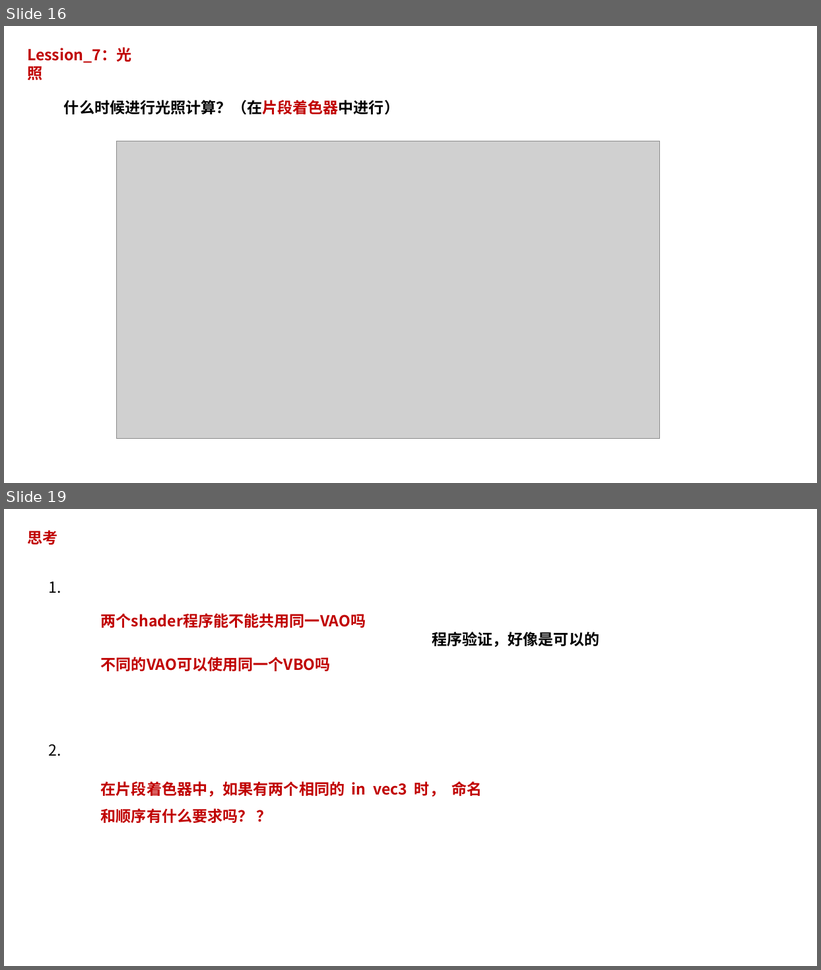
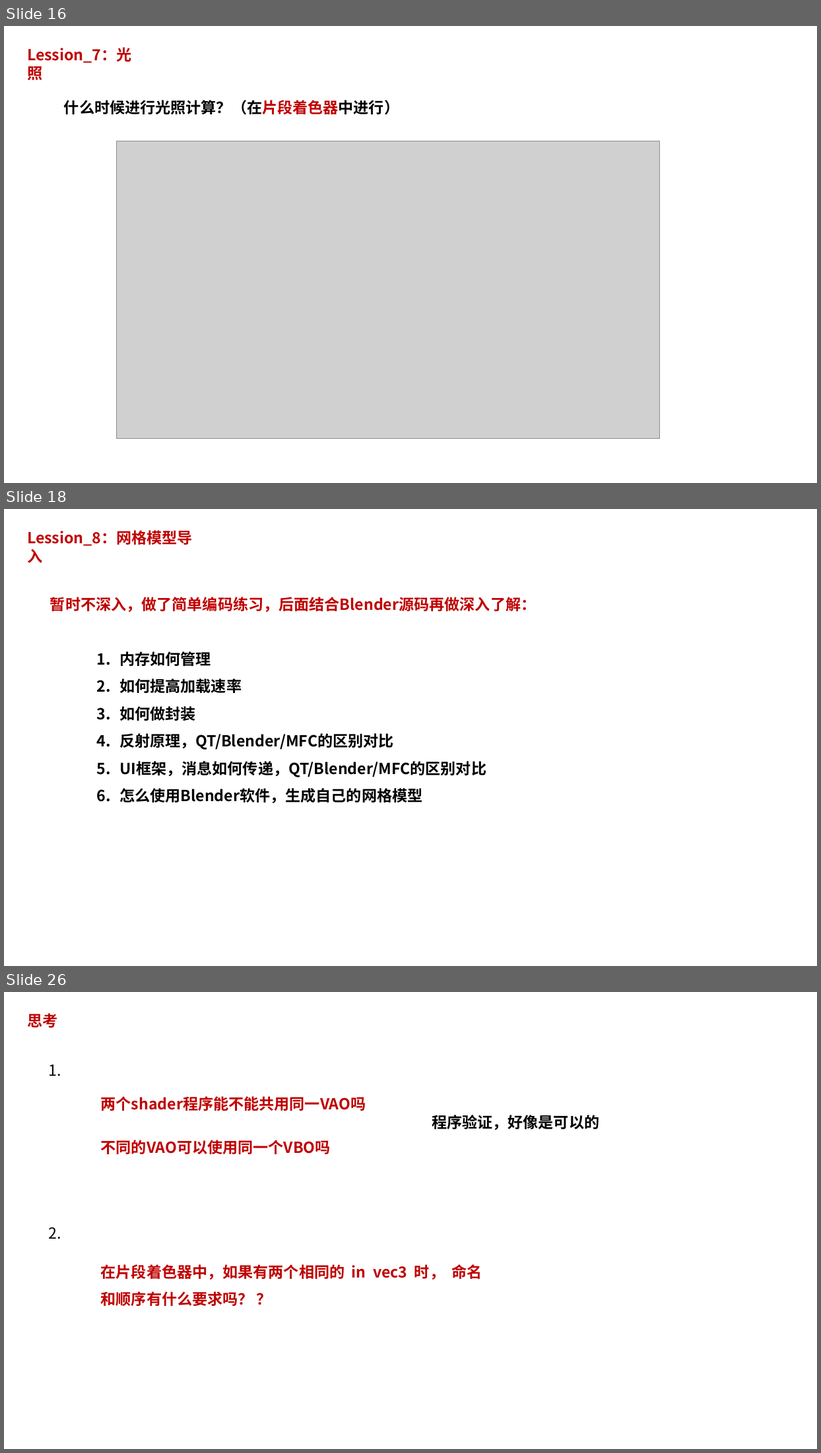
Before and after one commit to pczpcz/OpenglLearning, a slide deck: note/note.pptx. Shown one above the other, each under a label of ours: slides 16 and 19 before the commit, slides 16, 18 and 26 after it; the slides between them are not shown. The pictures are 821x970 and 821x1453 pixels, drawn with LibreOffice and Linux fonts; fonts in the diff are those of the drawing; grey boxes stand for pictures. Boxes give left, top, right and bottom in pixels: in the first picture for what was removed or moved away, otherwise in the second. Text is boxed around its words. In the diff, an @@ line names an element or a change of style, - is before the commit and + after.

Commit message:
Lession9: 提升效率方法，并维护之前的笔记内容

```diff
--- a/note/note.pptx
+++ b/note/note.pptx
@@ slide 18 added at <box>4,509,817,966</box>, background #FFFFFF @@
@@ text added at <box>27,530,193,563</box>, 18 pt, text #C00000, bold @@
+Lession_8：网格模型导入
@@ text added at <box>50,597,536,612</box>, 18 pt, text #C00000, bold @@
+暂时不深入，做了简单编码练习，后面结合Blender源码再做深入了解：
@@ text added at <box>120,652,486,803</box>, 18 pt, text #000000, bold @@
+1. 内存如何管理
+2. 如何提高加载速率
+3. 如何做封装
+4. 反射原理，QT/Blender/MFC的区别对比
+5. UI框架，消息如何传递，QT/Blender/MFC的区别对比
+6. 怎么使用Blender软件，生成自己的网格模型
@@ what was slide 19 is now slide 26 @@
```
Also in this commit, not shown: 4 slides changed, 6 other slides added.
